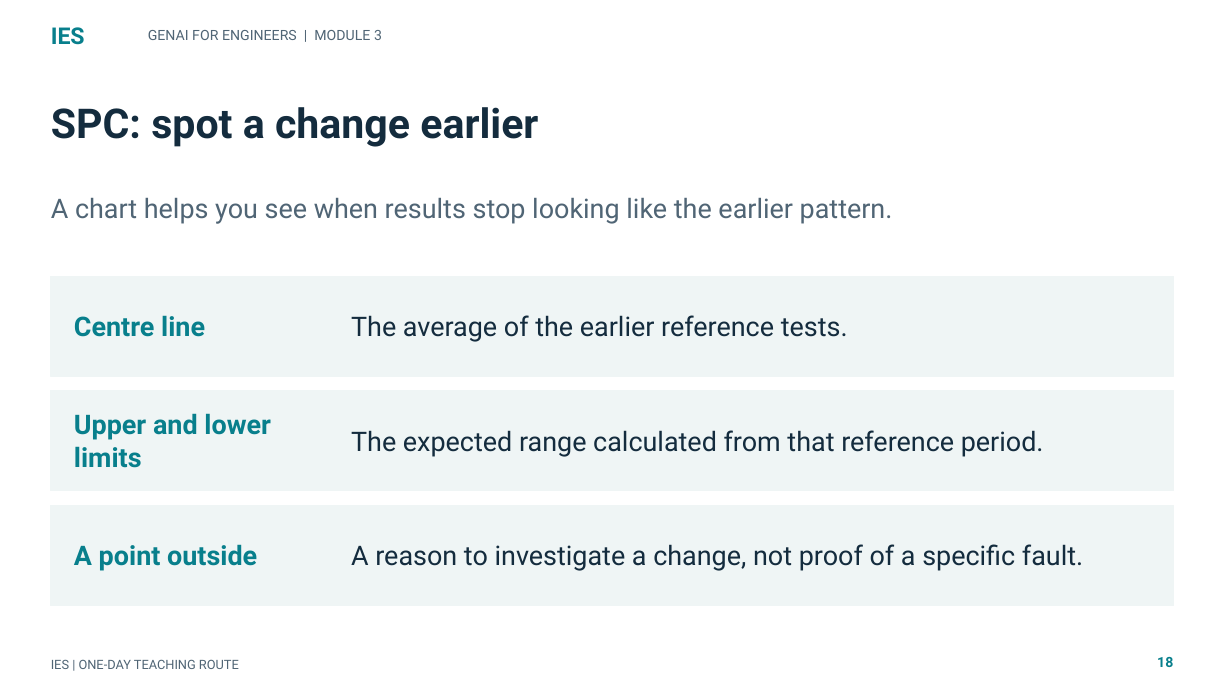
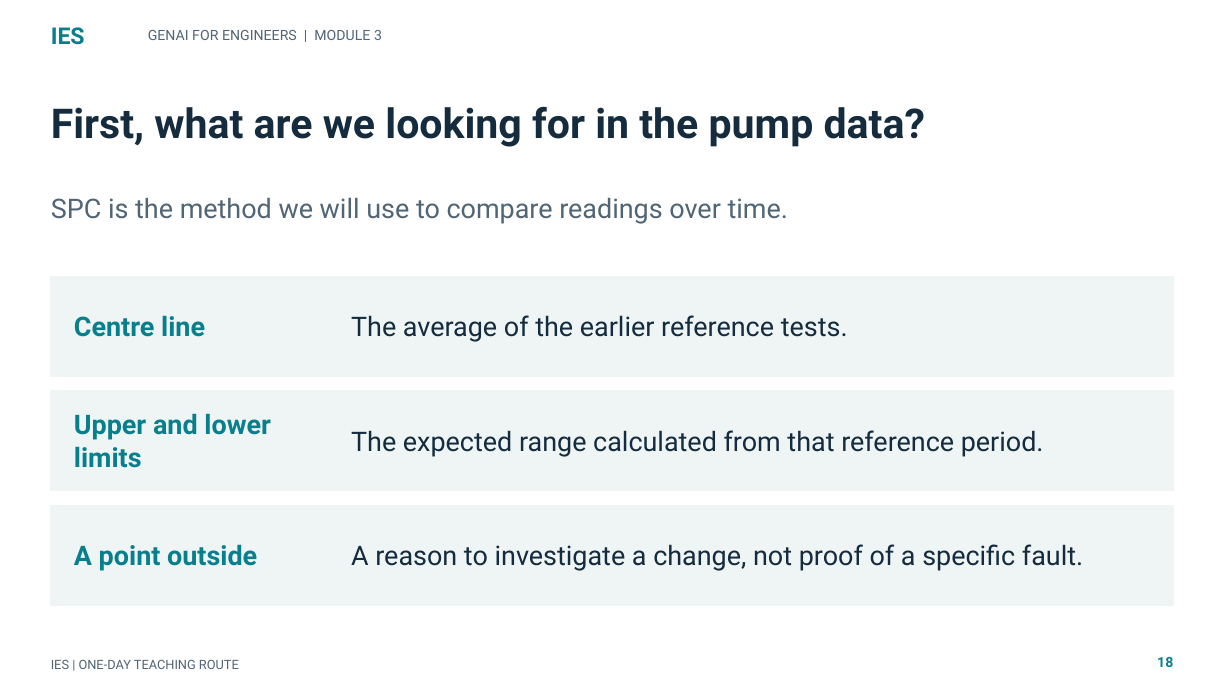
Before and after one commit to tertiarycourses/IES-GenAI-for-Engineers, a slide deck: slide 18 of courseware/Slides/IES-GenAI-for-Engineers.pptx. Drawn at 1232x693 pixels with LibreOffice and Linux fonts; fonts in the diff are those of the drawing. Boxes give left, top, right and bottom in pixels: in the first picture for what was removed or moved away, otherwise in the second. Text is boxed around its words. In the diff, an @@ line names an element or a change of style, - is before the commit and + after.

```diff
--- a/courseware/Slides/IES-GenAI-for-Engineers.pptx
+++ b/courseware/Slides/IES-GenAI-for-Engineers.pptx
@@ text at (x1=51, y1=106, x2=925, y2=147): text changed @@
-SPC: spot a change earlier
+First, what are we looking for in the pump data?
@@ text at (x1=51, y1=198, x2=788, y2=224): text changed @@
-A chart helps you see when results stop looking like the earlier pattern.
+SPC is the method we will use to compare readings over time.
```
Also in this commit, not shown: 145 other slides changed, 6 slides added, 5 other files.
